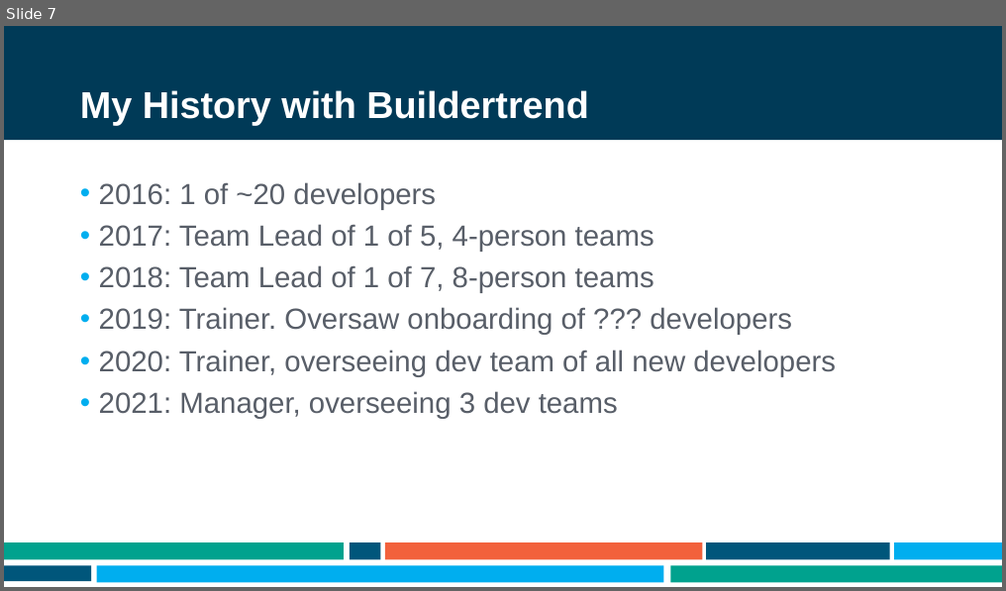
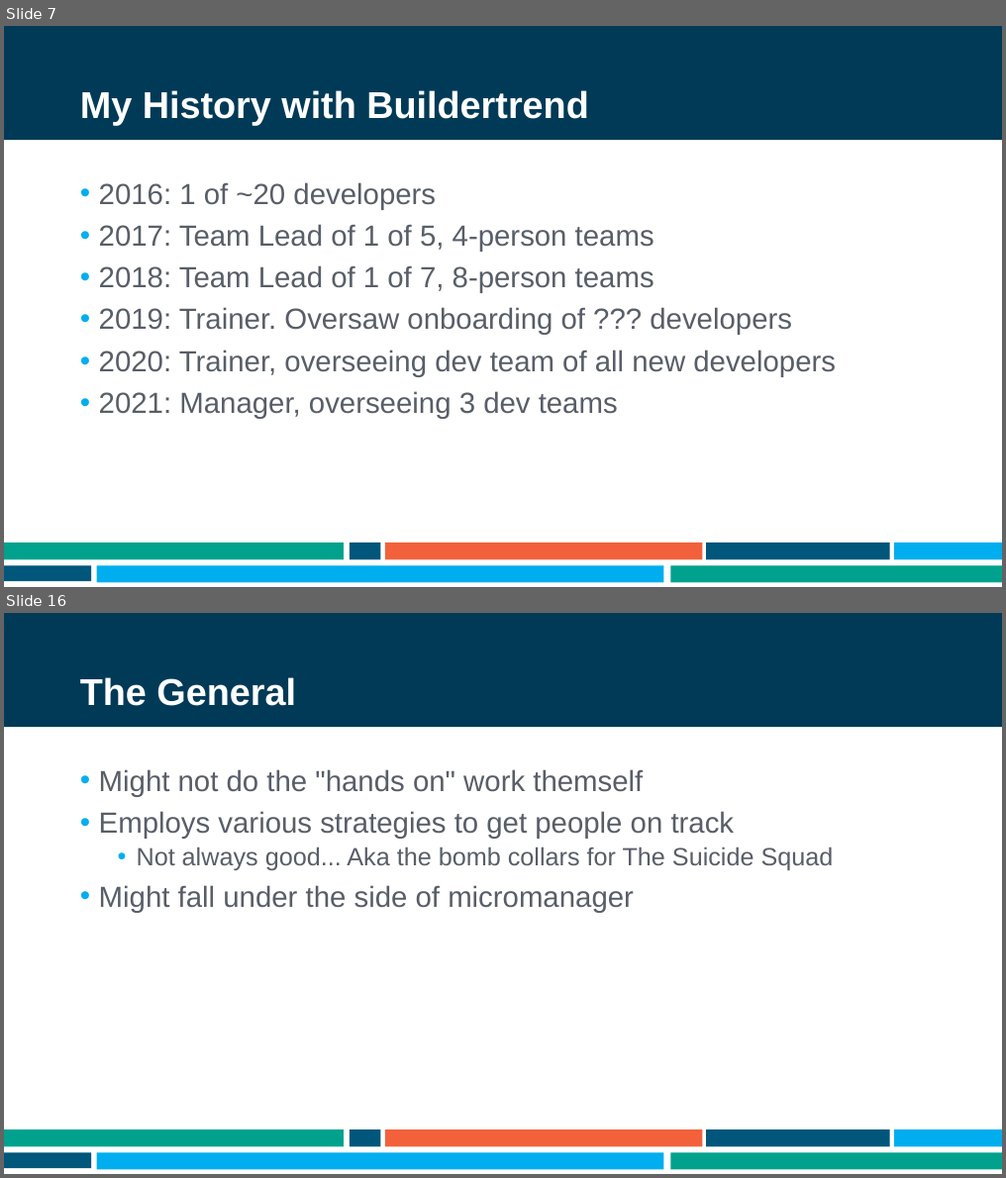
Before and after one commit to ademing/nebraska-code-2021, a slide deck: Presentation.pptx. Shown one above the other, each under a label of ours: slide 7 before the commit, slides 7 and 16 after it; the slides between them are not shown. The pictures are 1006x591 and 1006x1178 pixels, drawn with LibreOffice and Linux fonts; fonts in the diff are those of the drawing; background and template pictures are left out. Boxes give left, top, right and bottom in pixels: in the first picture for what was removed or moved away, otherwise in the second. Text is boxed around its words. In the diff, an @@ line names an element or a change of style, - is before the commit and + after.

```diff
--- a/Presentation.pptx
+++ b/Presentation.pptx
@@ slide 16 added at (x1=4, y1=613, x2=1002, y2=1174), background #FFFFFF; not listed: 9 template elements that a slide beside it also shows @@
@@ title added at (x1=80, y1=677, x2=296, y2=706), 36 pt, text #FFFFFF, bold @@
+The General
@@ text added at (x1=99, y1=769, x2=834, y2=912), 28 pt, text #585E68 @@
+• Might not do the "hands on" work themself
+• Employs various strategies to get people on track
+  • Not always good... Aka the bomb collars for The Suicide Squad
+• Might fall under the side of micromanager
```
Also in this commit, not shown: 1 slide changed, 8 other slides added, 1 slide removed.
